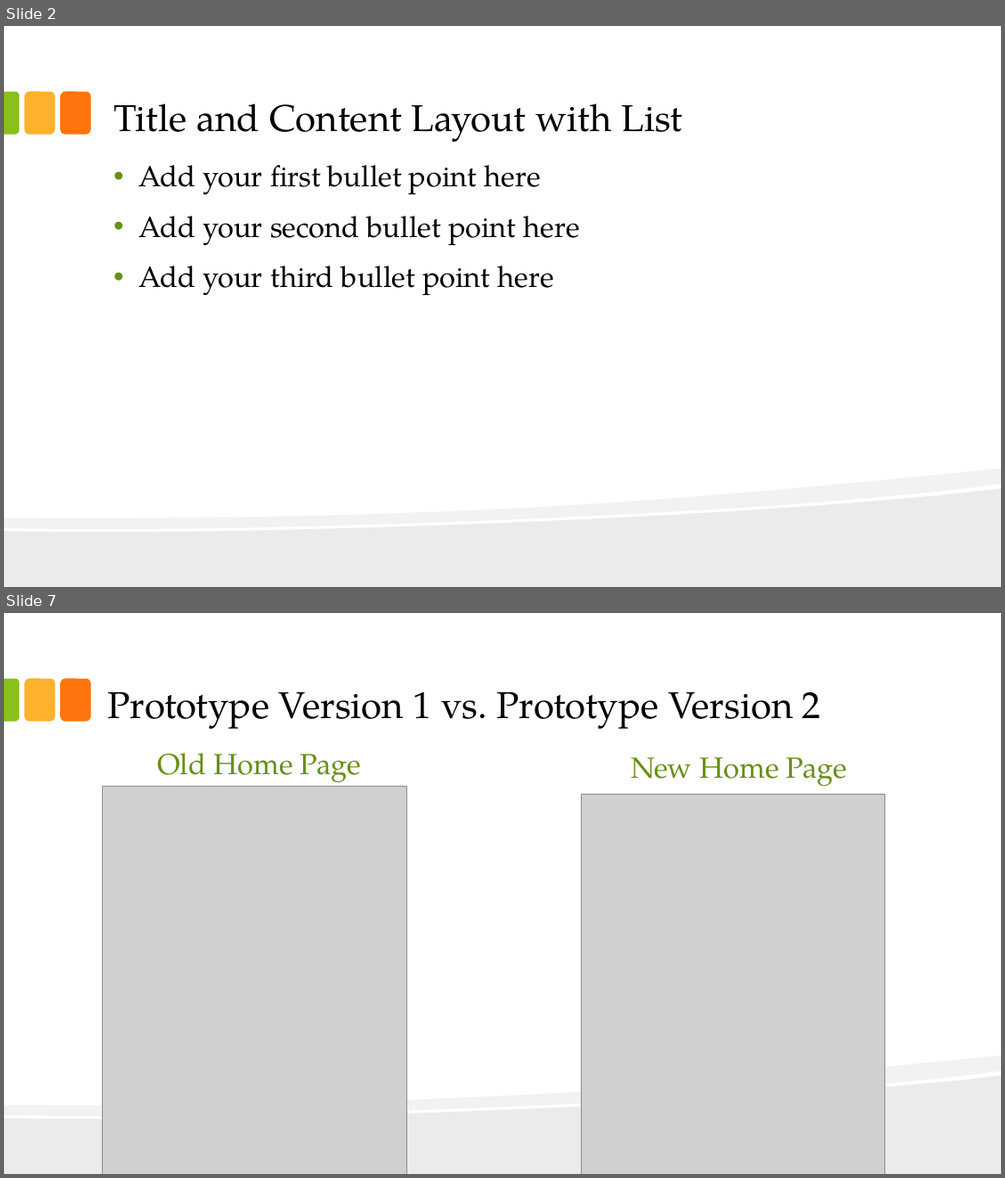
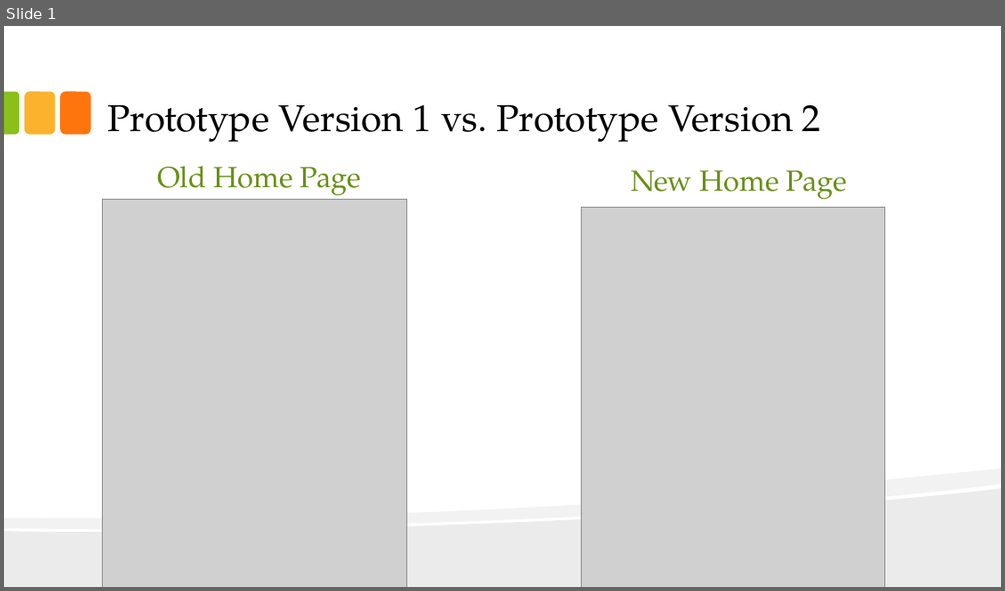
Before and after one commit to redlac/Interface-Design-Project-P3, a slide deck: Main Folder/presentation-calder.pptx. Shown one above the other, each under a label of ours: slides 2 and 7 before the commit, slide 1 after it; the slides between them are not shown. The pictures are 1005x1178 and 1005x591 pixels, drawn with LibreOffice and Linux fonts; fonts in the diff are those of the drawing; grey boxes stand for pictures. Boxes give left, top, right and bottom in pixels: in the first picture for what was removed or moved away, otherwise in the second. Text is boxed around its words. In the diff, an @@ line names an element or a change of style, - is before the commit and + after.

```diff
--- a/Main Folder/presentation-calder.pptx
+++ b/Main Folder/presentation-calder.pptx
@@ slide 2 removed at bbox=[4, 26, 1001, 587], background #FFFFFF; not listed: 5 template elements that a slide beside it also shows @@
@@ title removed at bbox=[113, 103, 682, 142] @@
-Title and Content Layout with List
@@ text removed at bbox=[138, 165, 580, 296] @@
-• Add your first bullet point here
-• Add your second bullet point here
-• Add your third bullet point here
@@ what was slide 7 is now slide 1 @@
```
Also in this commit, not shown: 7 other slides removed.
